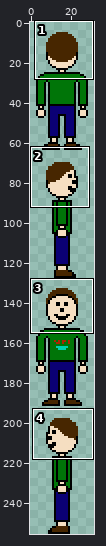
One commit to this sprite sheet: res/character/male.png. Above: a wide view before the commit, with the close-up outlined.
Close-up. Before the commit:
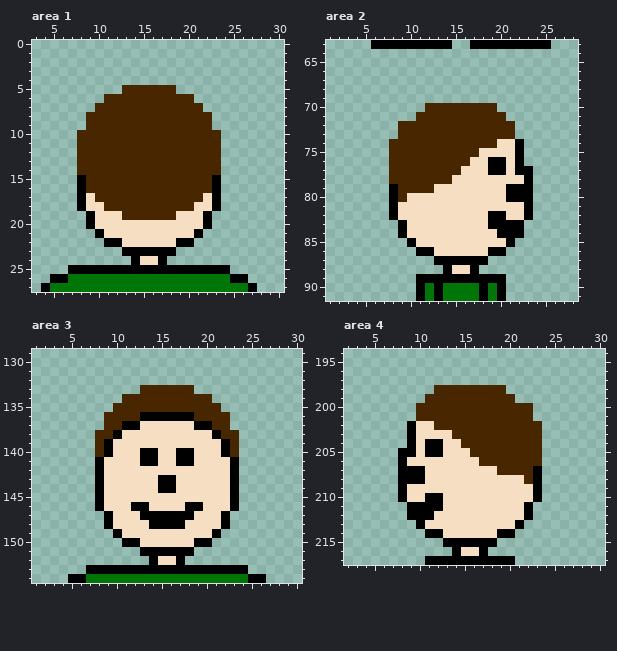
The file is 32x256 pixels. Shown: area 1: x 3..30, y 0..27; area 2: x 1..28, y 63..91; area 3: x 1..30, y 129..154; area 4: x 2..30, y 194..217.
And afterwards:
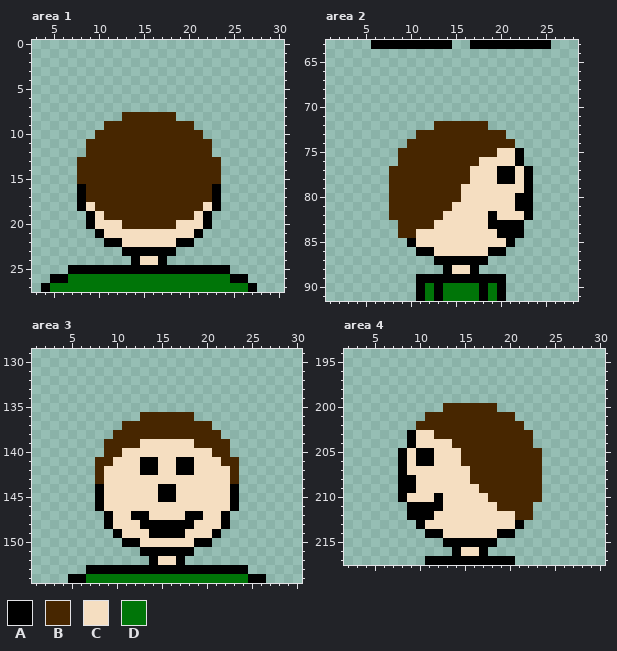
Palette (. is transparent): A #000000  B #472600  C #f5dec1  D #007508
The author wrote: Changed head slightly.
Changes in this commit:
Area 1:
Colour A gives way to colour B in row 15 at x 8 and 23.
Colour C gives way to colour B in row 17 at x 9 and 22; in row 18 at x 10 and 21; in row 19 at x 11 to 12 and 19 to 20; in row 20 at x 13 to 18.
Colour B is gone in row 5 at x 13 to 18; in row 6 at x 11 to 20; in row 7 at x 10 to 21; in row 8 at x 9 to 12 and 19 to 22; in row 9 at x 9 to 10 and 21 to 22; in row 10 at x 8 to 9 and 22 to 23.
Colour B is gone in rows 11 to 12 at x 8 and 23.
Area 2:
Colour C gives way to colour A in row 77 at x 21; in row 78 at x 20 to 21; in row 81 at x 22.
Colour A gives way to colour B in rows 79 to 82 at x 8; in rows 83 to 84 at x 9.
Colour C gives way to colour B in row 74 at x 20 to 21; in row 75 at x 18 to 19; in row 76 at x 17; in row 77 at x 16; in row 78 at x 15 to 16; in row 79 at x 13 to 15.
Colour C gives way to colour B in row 80 at x 10 to 15; in row 81 at x 9 to 14; in row 82 at x 9 to 13; in row 83 at x 10 to 12; in row 84 at x 10.
Colour A gives way to colour C in row 76 at x 19 to 20; in row 77 at x 19 and 22; in row 79 at x 21 to 22; in row 80 at x 21; in row 82 at x 20.
Colour A is gone in row 74 at x 22.
Colour B is gone in row 70 at x 12 to 19; in row 71 at x 11 to 20; in row 72 at x 9 to 12 and 19 to 21; in row 73 at x 9 to 10 and 21; in row 74 at x 8 to 9; in rows 75 to 76 at x 8.
Area 3:
Colour C gives way to colour A in row 142 at x 13 to 14 and 17 to 18; in row 145 at x 15 to 16; in row 147 at x 12 and 19; in row 148 at x 13 and 18; in row 149 at x 14 to 17.
Colour A gives way to colour B in row 136 at x 13 to 18; in row 137 at x 11 to 12 and 19 to 20; in row 138 at x 10 and 21; in rows 139 to 140 at x 9 and 22; in rows 141 to 143 at x 8 and 23.
Colour C gives way to colour B in row 137 at x 13 to 18; in row 138 at x 11 to 20; in row 139 at x 10 to 12 and 19 to 21; in row 140 at x 10 and 21; in row 141 at x 9 and 22.
Colour A gives way to colour C in row 140 at x 13 to 14 and 17 to 18; in row 143 at x 15 to 16; in row 146 at x 12 to 13 and 18 to 19; in row 147 at x 14 to 17.
Colour B is gone in row 133 at x 13 to 18; in row 134 at x 11 to 20; in row 135 at x 10 to 21; in row 136 at x 9 to 12 and 19 to 22; in row 137 at x 9 to 10 and 21 to 22; in row 138 at x 8 to 9 and 22 to 23.
Colour B is gone in rows 139 to 140 at x 8 and 23.
Area 4:
Colour C gives way to colour A in row 205 at x 10; in row 206 at x 10 to 11; in row 209 at x 9.
Colour A gives way to colour B in rows 207 to 210 at x 23; in rows 211 to 212 at x 22.
Colour C gives way to colour B in row 202 at x 10 to 11; in row 203 at x 12 to 13; in row 204 at x 14; in row 205 at x 15; in row 206 at x 15 to 16; in row 207 at x 16 to 18.
Colour C gives way to colour B in row 208 at x 16 to 21; in row 209 at x 17 to 22; in row 210 at x 18 to 22; in row 211 at x 19 to 21; in row 212 at x 21.
Colour A gives way to colour C in row 204 at x 11 to 12; in row 205 at x 9 and 12; in row 207 at x 9 to 10; in row 208 at x 10; in row 210 at x 11.
Colour A is gone in row 202 at x 9.
Colour B is gone in row 198 at x 12 to 19; in row 199 at x 11 to 20; in row 200 at x 10 to 12 and 19 to 22; in row 201 at x 10 and 21 to 22; in row 202 at x 22 to 23; in rows 203 to 204 at x 23.
Boxes around the changes in both close-ups, in picture pixels (x1, y1, x2, y2):
changed: (77, 85, 221, 229)
changed: (389, 103, 524, 238)
changed: (95, 385, 239, 538)
changed: (407, 385, 542, 520)
